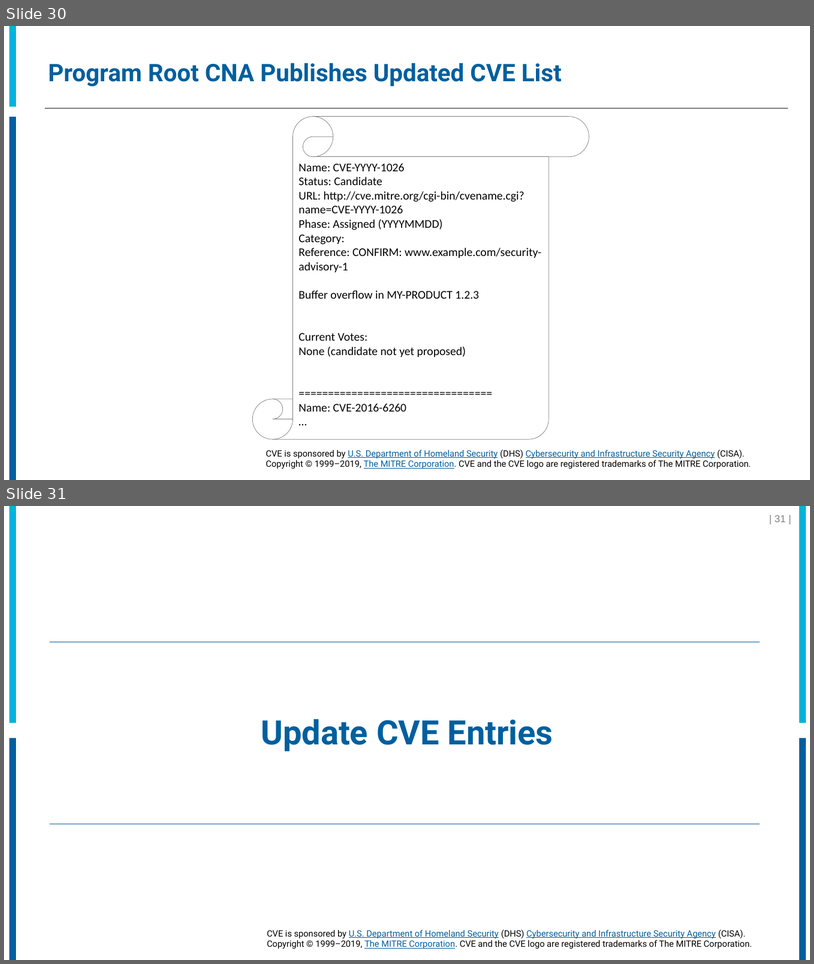
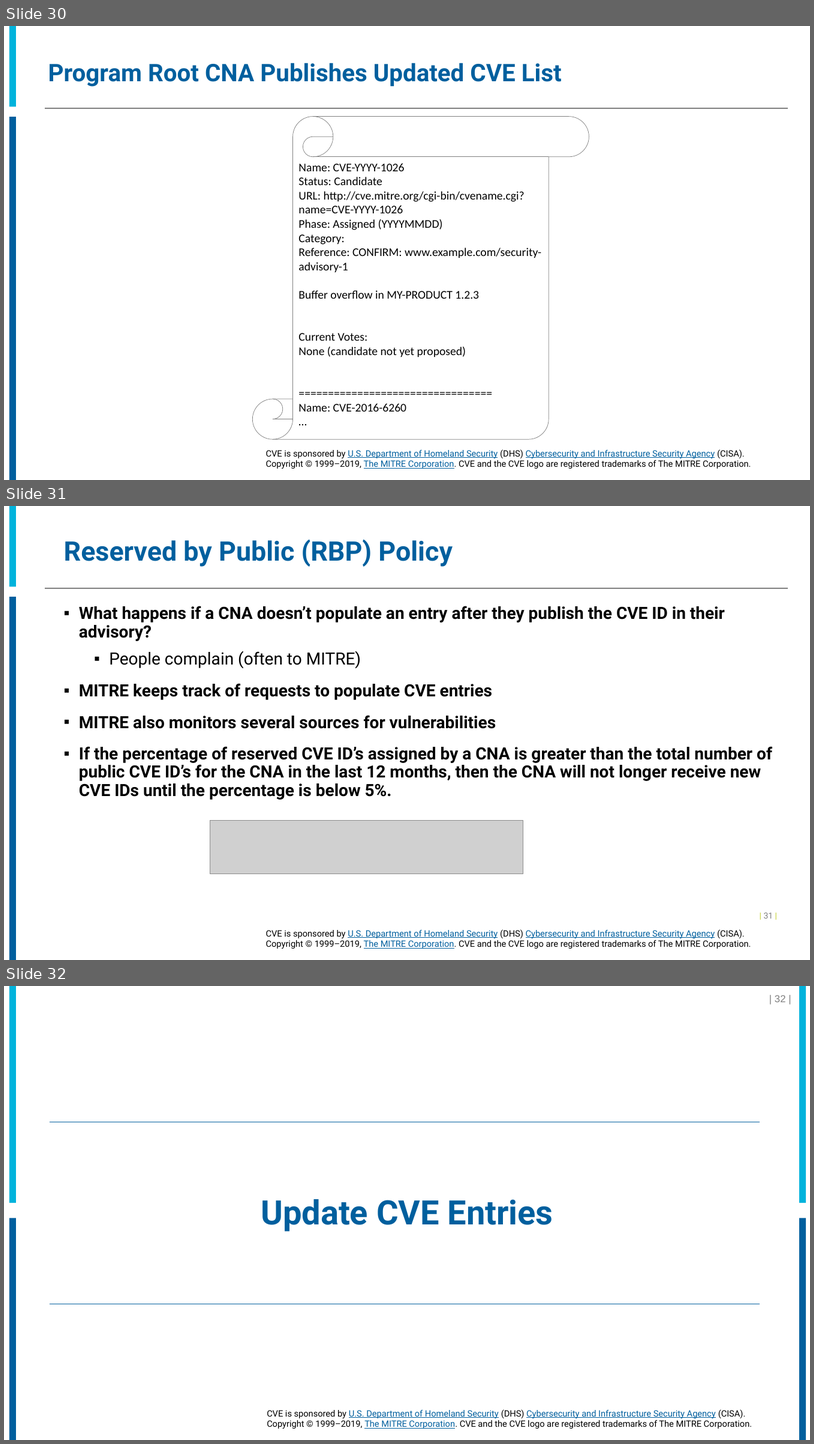
Before and after one commit to CVEProject/cveproject.github.io, a slide deck: docs/cna/CNA_Processes.pptx. Shown one above the other, each under a label of ours: slides 30 and 31 before the commit, slides 30, 31 and 32 after it. The pictures are 814x964 and 814x1444 pixels, drawn with LibreOffice and Linux fonts; fonts in the diff are those of the drawing; grey boxes stand for pictures; background and template pictures are left out. Boxes give left, top, right and bottom in pixels: in the first picture for what was removed or moved away, otherwise in the second. Text is boxed around its words. In the diff, an @@ line names an element or a change of style, - is before the commit and + after.

```diff
--- a/docs/cna/CNA_Processes.pptx
+++ b/docs/cna/CNA_Processes.pptx
@@ slide 31 added at box(4, 506, 810, 960), background #FFFFFF; not listed: 4 template elements that a slide beside it also shows @@
@@ title added at box(64, 540, 453, 567), 32 pt, text #005F9E, bold @@
+Reserved by Public (RBP) Policy
@@ text added at box(79, 606, 773, 799), 20 pt, text #000000, bold @@
+▪ What happens if a CNA doesn’t populate an entry after they publish the CVE ID in their advisory?
+  ▪ People complain (often to MITRE)
+▪ MITRE keeps track of requests to populate CVE entries
+▪ MITRE also monitors several sources for vulnerabilities
+▪ If the percentage of reserved CVE ID’s assigned by a CNA is greater than the total number of public CVE ID’s for the CNA in the last 12 months, then the CNA will not longer receive new CVE IDs until the percentage is below 5%.
@@ picture added at box(210, 820, 524, 873) @@
@@ page number added at box(764, 912, 774, 918), 10 pt, text #C1CD23 @@
+| 31 |
@@ what was slide 31 is now slide 32 @@
@@ page number at box(775, 995, 786, 1002): text changed @@
-| 31 |
+| 32 |
```
Also in this commit, not shown: 17 slides changed, 1 other slide added, 2 slides removed.
